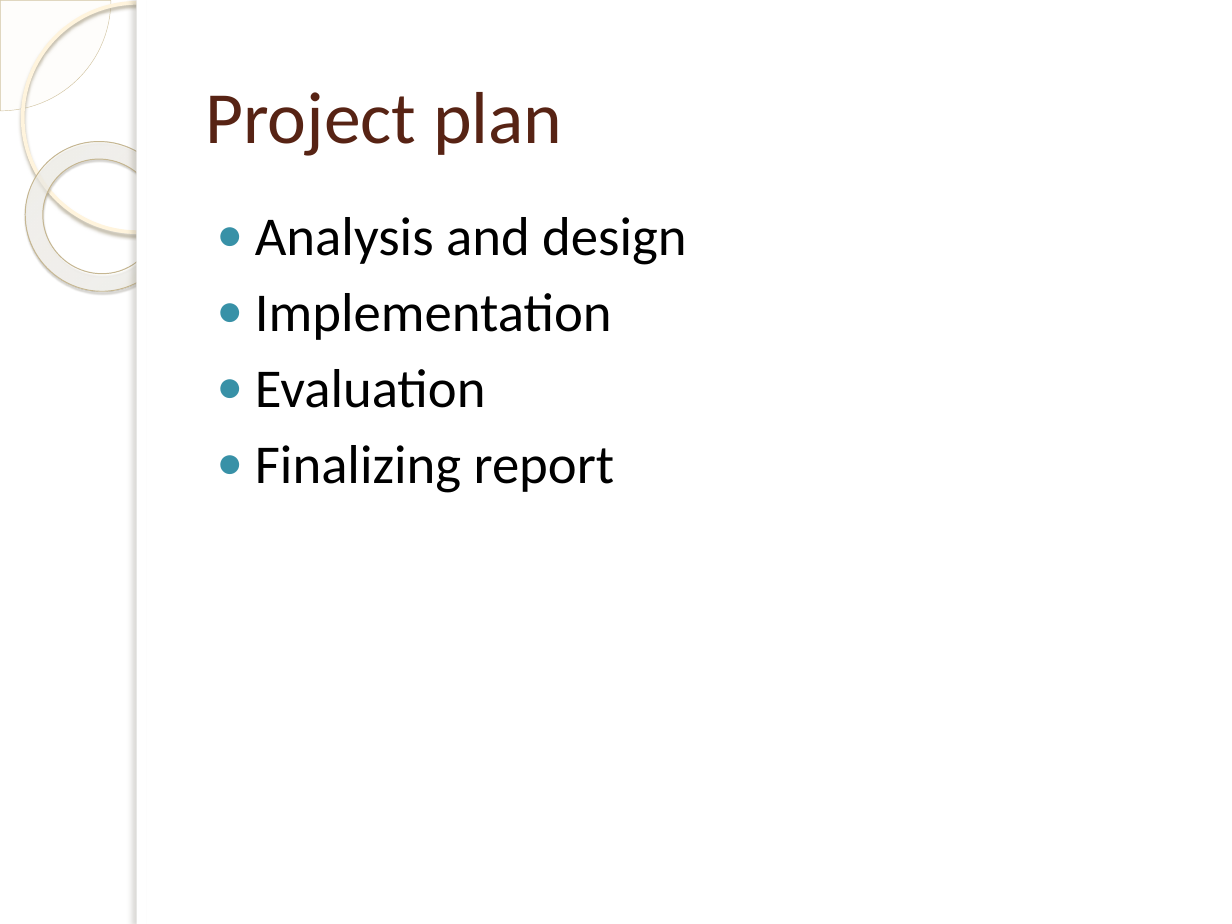
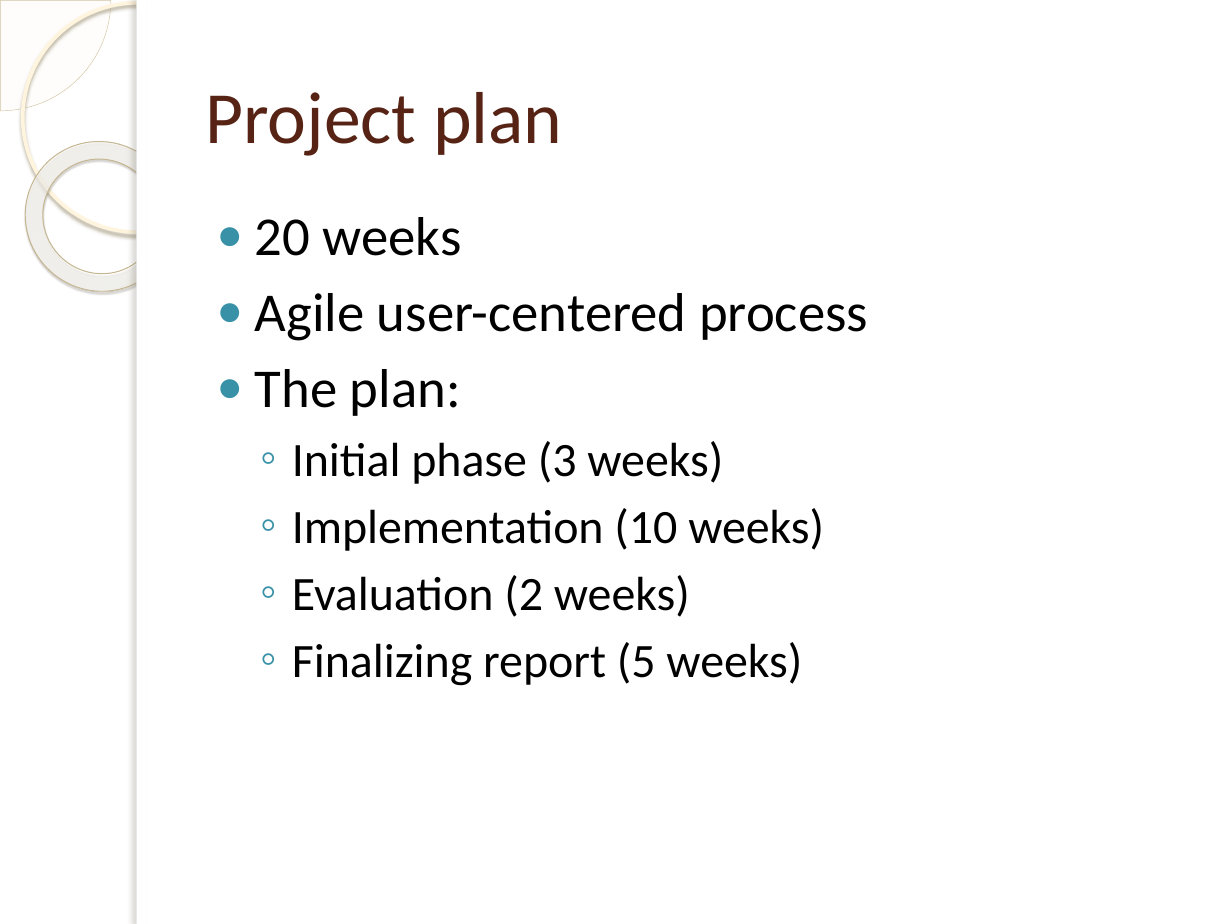
Before and after one commit to jakelamotta/master_thesis, a slide deck: slide 5 of presentations/presentation_1.pptx. Drawn at 1232x924 pixels with LibreOffice and Linux fonts; fonts in the diff are those of the drawing; background and template pictures are left out. Boxes give left, top, right and bottom in pixels: in the first picture for what was removed or moved away, otherwise in the second. Text is boxed around its words. In the diff, an @@ line names an element or a change of style, - is before the commit and + after.

```diff
--- a/presentations/presentation_1.pptx
+++ b/presentations/presentation_1.pptx
@@ text at <box>255,217,868,686</box>: text changed; size 32 to 28 pt @@
-● Analysis and design
-● Implementation
-● Evaluation
-● Finalizing report
+● 20 weeks
+● Agile user-centered process
+● The plan:
+  ◦ Initial phase (3 weeks)
+  ◦ Implementation (10 weeks)
+  ◦ Evaluation (2 weeks)
+  ◦ Finalizing report (5 weeks)
```
Also in this commit, not shown: 3 other slides changed, 2 slides added, 2 slides removed.
